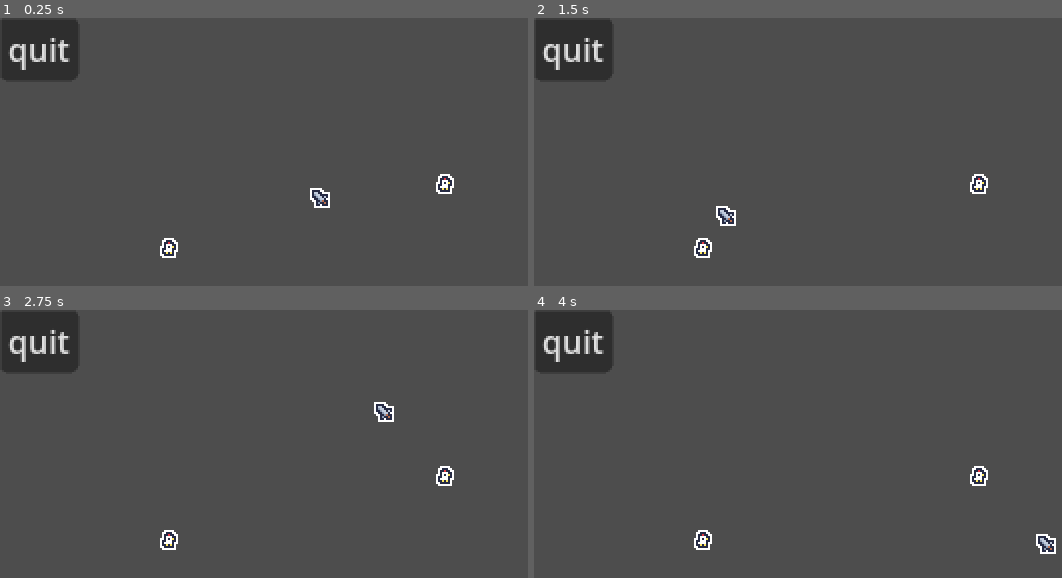
Above: before the commit, frames 1-4 (two rows, left to right).
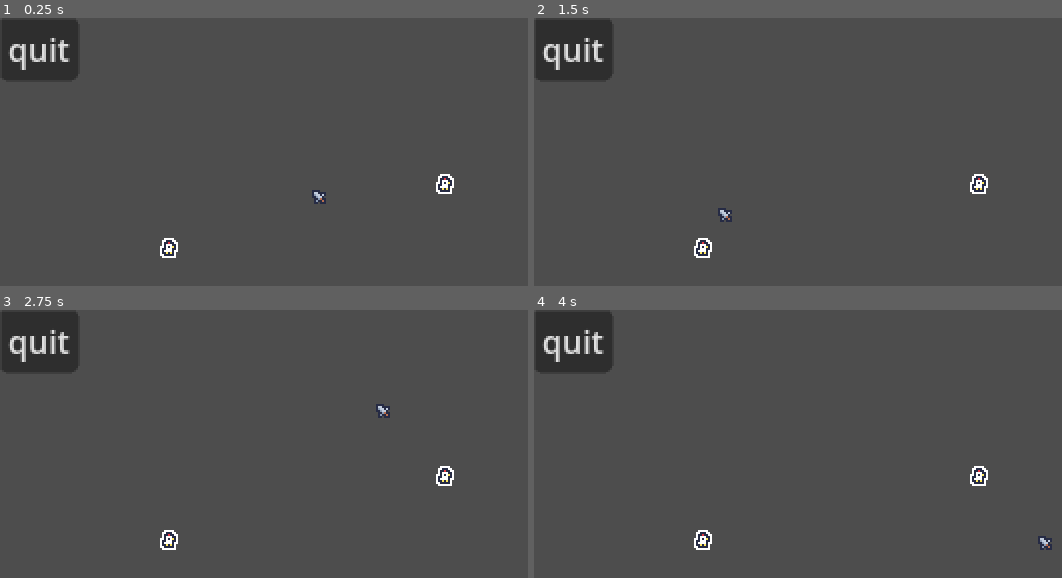
Above: after the commit, the same moments.

Repository: mrbartchak/chicken-incremental-game
Game: Godot game, scene res://core/playground.tscn
The game is run twice, just before and just after one commit, with the same random seed, the same clock (stepped at 60 frames per second) and the same inputs.
Inputs (mouse positions are in pixels of both pictures, inside the frame that each line leads up to):
- Up to frame 1 (0.25 s): no input
- Up to frame 2 (1.5 s): tap Enter at 0.5 s; move the mouse to (993, 178) at 0.52 s; tap Space at 1.25 s; move the mouse to (724, 216) at 1.27 s
- Up to frame 3 (2.75 s): tap Enter at 2 s; move the mouse to (385, 411) at 2.02 s
- Up to frame 4 (4 s): tap Space at 2.75 s; move the mouse to (824, 561) at 2.77 s; tap Enter at 3.5 s; move the mouse to (1046, 543) at 3.52 s

The runs differ from the first frame. In frame 1, 0.2% of the frame differs, in the area x 58-63%, y 63-71%; in frame 2, 0.2%; in frame 3, 0.2%; in frame 4, 0.2%.

Commit message:
tons bro tons, some more sprites, mostly

Diff:
--- a/chickens/chicken.tscn
+++ b/chickens/chicken.tscn
@@ -1,7 +1,7 @@
 [gd_scene load_steps=4 format=3 uid="uid://4hf7dgvsytss"]
 
 [ext_resource type="Script" uid="uid://i5bufqdi8vt6" path="res://chickens/chicken.gd" id="1_scr0v"]
-[ext_resource type="Texture2D" uid="uid://btm6w43e47xo5" path="res://chickens/chicken_even.png" id="2_scr0v"]
+[ext_resource type="Texture2D" uid="uid://btm6w43e47xo5" path="res://chickens/assets/chicken_even.png" id="2_scr0v"]
 
 [sub_resource type="CircleShape2D" id="CircleShape2D_ji1vg"]
 radius = 5.0
--- a/sword/sword.gd
+++ b/sword/sword.gd
@@ -2,6 +2,7 @@
 extends Area2D
 
 var follow_speed: float = 32.0
+@onready var sprite: Sprite2D = $Sprite2D
 @onready var attack_timer: Timer = $AttackTimer
 
 func _ready() -> void:
@@ -23,11 +24,13 @@
 			area.take_damage(1)
 
 func play_swing() -> void:
-	var _swing_scale: Vector2 = Vector2(1.5, 1.5)
+	$SwingSound.pitch_scale = randf_range(0.6, 1.4)
+	$SwingSound.play()
+	var swing_scale: Vector2 = Vector2(1.5, 1.5)
 	var swing_time: float = 0.08
-	var swing_rotation: float = deg_to_rad(-60)
-	#$Sprite2D.scale = swing_scale
-	$Sprite2D.rotation = swing_rotation
+	var swing_rotation: float = deg_to_rad(-90)
+	$Sprite2D.scale = swing_scale
+	sprite.rotation = swing_rotation
 	await get_tree().create_timer(swing_time).timeout
-	#$Sprite2D.scale = Vector2.ONE
-	$Sprite2D.rotation = 0.0
+	$Sprite2D.scale = Vector2.ONE
+	sprite.rotation = 0.0
--- a/sword/sword.tscn
+++ b/sword/sword.tscn
@@ -1,20 +1,70 @@
-[gd_scene load_steps=4 format=3 uid="uid://dsq368wv1wotj"]
+[gd_scene load_steps=10 format=3 uid="uid://dsq368wv1wotj"]
 
 [ext_resource type="Script" uid="uid://cng07upnavh84" path="res://sword/sword.gd" id="1_8ykyu"]
-[ext_resource type="Texture2D" uid="uid://dwmtnmwi8m35g" path="res://sword/sword_10x10.png" id="2_8ykyu"]
+[ext_resource type="Texture2D" uid="uid://djtmievptxb28" path="res://sword/assets/sword_swing_sheet.png" id="2_hhjym"]
+[ext_resource type="Texture2D" uid="uid://dhkkfrddtgr5m" path="res://sword/assets/sword_7x7_no_outline.png" id="3_hhjym"]
+[ext_resource type="AudioStream" uid="uid://bhmcst60d14cd" path="res://sword/assets/sword sound.wav" id="3_ss345"]
+
+[sub_resource type="AtlasTexture" id="AtlasTexture_h6js7"]
+atlas = ExtResource("2_hhjym")
+region = Rect2(0, 0, 16, 16)
+
+[sub_resource type="AtlasTexture" id="AtlasTexture_573et"]
+atlas = ExtResource("2_hhjym")
+region = Rect2(16, 0, 16, 16)
+
+[sub_resource type="AtlasTexture" id="AtlasTexture_18rlm"]
+atlas = ExtResource("2_hhjym")
+region = Rect2(0, 0, 16, 16)
+
+[sub_resource type="SpriteFrames" id="SpriteFrames_85gpq"]
+animations = [{
+"frames": [{
+"duration": 1.0,
+"texture": SubResource("AtlasTexture_h6js7")
+}],
+"loop": true,
+"name": &"default",
+"speed": 5.0
+}, {
+"frames": [{
+"duration": 1.0,
+"texture": SubResource("AtlasTexture_573et")
+}, {
+"duration": 1.0,
+"texture": SubResource("AtlasTexture_18rlm")
+}],
+"loop": false,
+"name": &"swing",
+"speed": 6.0
+}]
 
 [sub_resource type="CircleShape2D" id="CircleShape2D_ghqvi"]
-radius = 8.0
+radius = 4.0
 
 [node name="Sword" type="Area2D"]
 script = ExtResource("1_8ykyu")
 
+[node name="AnimatedSprite2D" type="AnimatedSprite2D" parent="."]
+visible = false
+position = Vector2(-3, -2)
+sprite_frames = SubResource("SpriteFrames_85gpq")
+animation = &"swing"
+autoplay = "default"
+frame = 1
+frame_progress = 1.0
+
 [node name="Sprite2D" type="Sprite2D" parent="."]
-texture = ExtResource("2_8ykyu")
+position = Vector2(-1, -1)
+texture = ExtResource("3_hhjym")
 
 [node name="CollisionShape2D" type="CollisionShape2D" parent="."]
+position = Vector2(-1, -1)
 shape = SubResource("CircleShape2D_ghqvi")
 
 [node name="AttackTimer" type="Timer" parent="."]
-wait_time = 1.5
+wait_time = 2.0
 autostart = true
+
+[node name="SwingSound" type="AudioStreamPlayer2D" parent="."]
+stream = ExtResource("3_ss345")
Renamed: chickens/chicken_even.png -> chickens/assets/chicken_even.png
Not shown, changed: chickens/assets/chicken_even.png.import
Renamed: chickens/chicken_odd.png -> chickens/assets/chicken_odd.png
Not shown, changed: chickens/assets/chicken_odd.png.import
Binary file added: chickens/assets/feather.png
Not shown, changed: chickens/assets/feather.png.import
Binary file added: drops/wing.png
Not shown, added: drops/wing.png.import
Binary file added: drops/wing_outline.png
Not shown, changed: drops/wing_outline.png.import
Not shown, added: sword/assets/sword sound.wav.import
Renamed: sword/sword.png -> sword/assets/sword.png
(and 9 more such lines)
